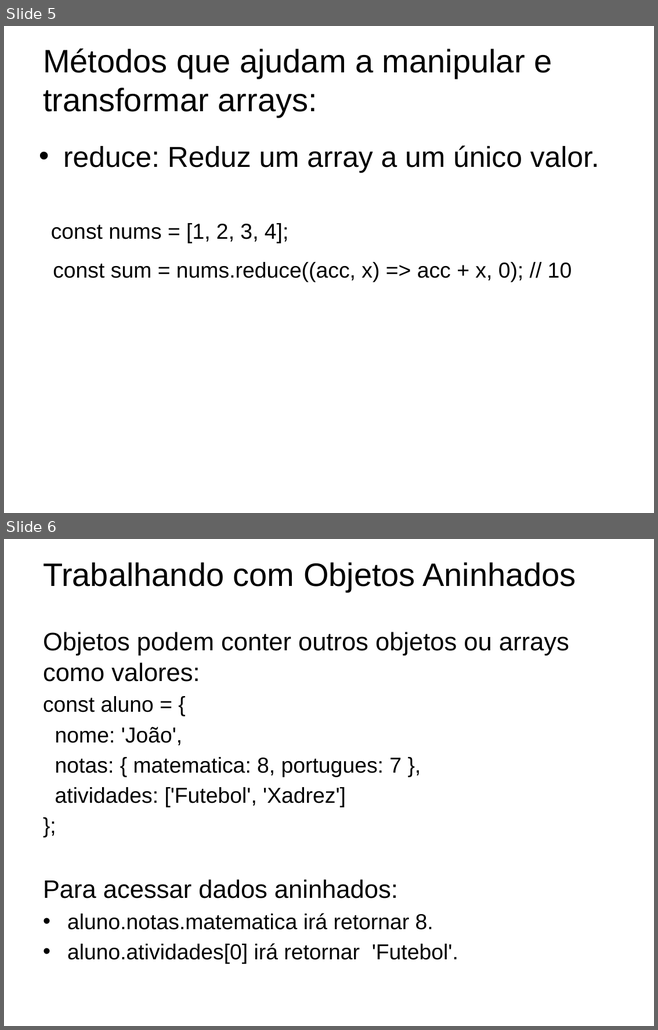
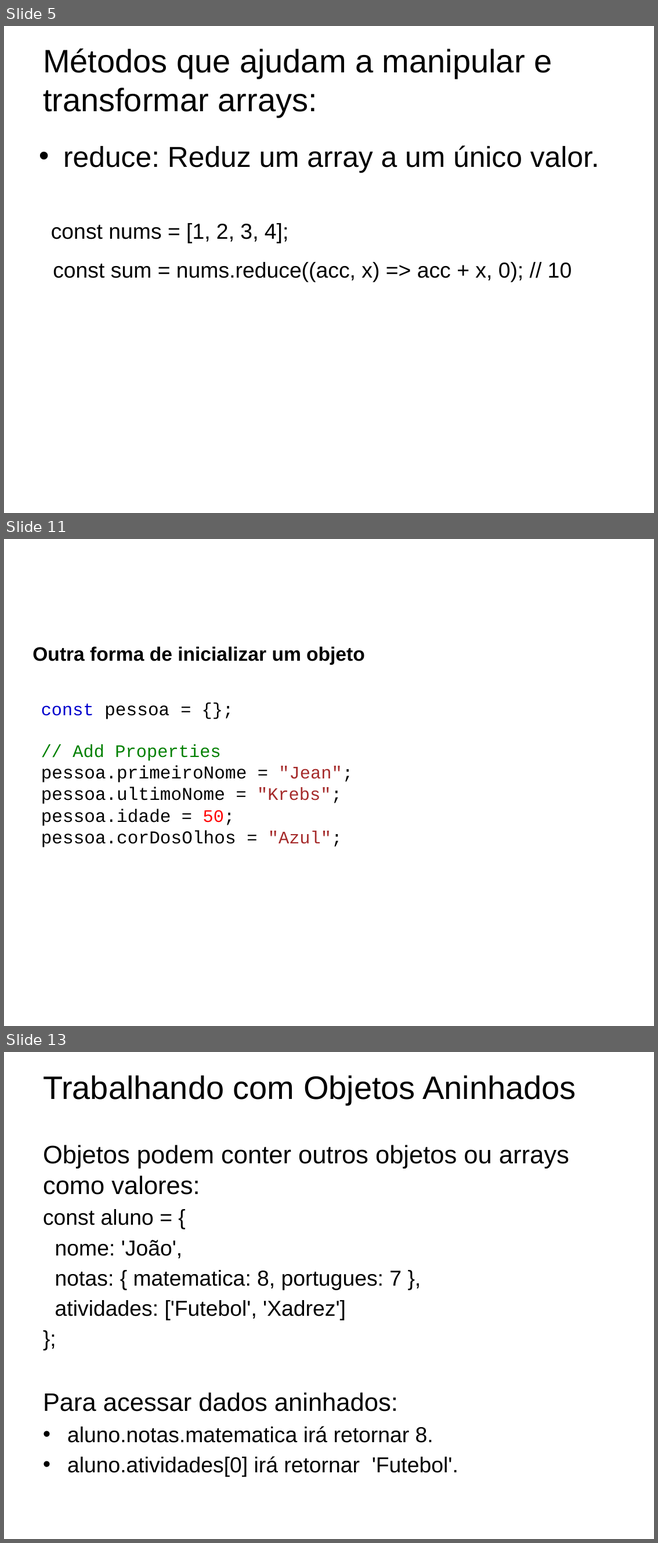
Before and after one commit to ProfessorJeanMax/Senac-Turma-5933, a slide deck: Slides/Javascript/Estruturas Dados Iteracao.pptx. Shown one above the other, each under a label of ours: slides 5 and 6 before the commit, slides 5, 11 and 13 after it; the slides between them are not shown. The pictures are 658x1030 and 658x1543 pixels, drawn with LibreOffice and Linux fonts; fonts in the diff are those of the drawing; background and template pictures are left out. Boxes give left, top, right and bottom in pixels: in the first picture for what was removed or moved away, otherwise in the second. Text is boxed around its words. In the diff, an @@ line names an element or a change of style, - is before the commit and + after.

```diff
--- a/Slides/Javascript/Estruturas Dados Iteracao.pptx
+++ b/Slides/Javascript/Estruturas Dados Iteracao.pptx
@@ slide 11 added at [4, 539, 654, 1026], background picture (left out) @@
@@ title added at [32, 646, 365, 664], 21.6 pt, text #000000, bold @@
+Outra forma de inicializar um objeto
@@ text added at [41, 703, 353, 848], 20 pt, text #000000 @@
+const pessoa = {};
+// Add Properties
+pessoa.primeiroNome = "Jean";
+pessoa.ultimoNome = "Krebs";
+pessoa.idade = 50;
+pessoa.corDosOlhos = "Azul";
@@ what was slide 6 is now slide 13 @@
```
Also in this commit, not shown: 1 slide changed, 6 other slides added, 2 other files.
